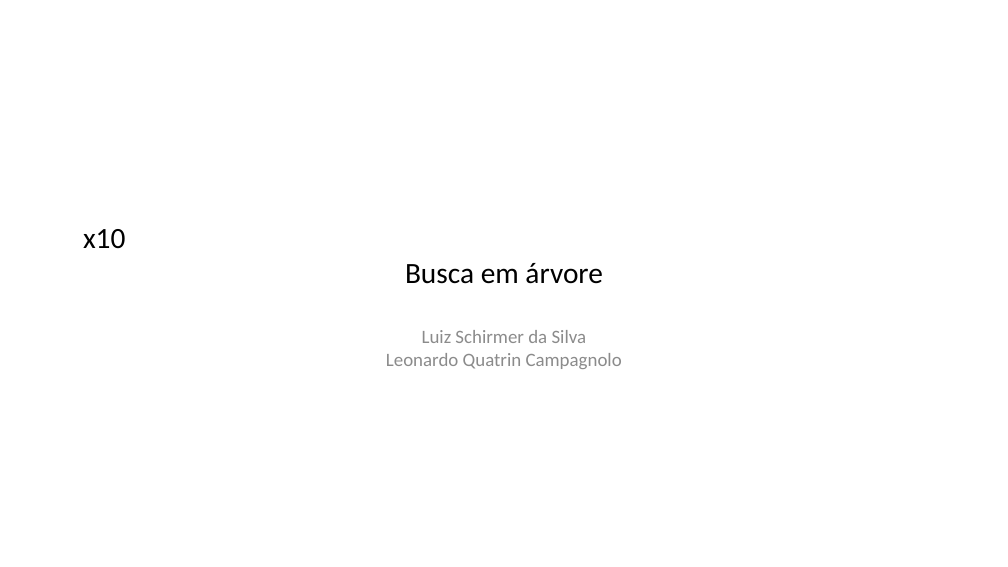
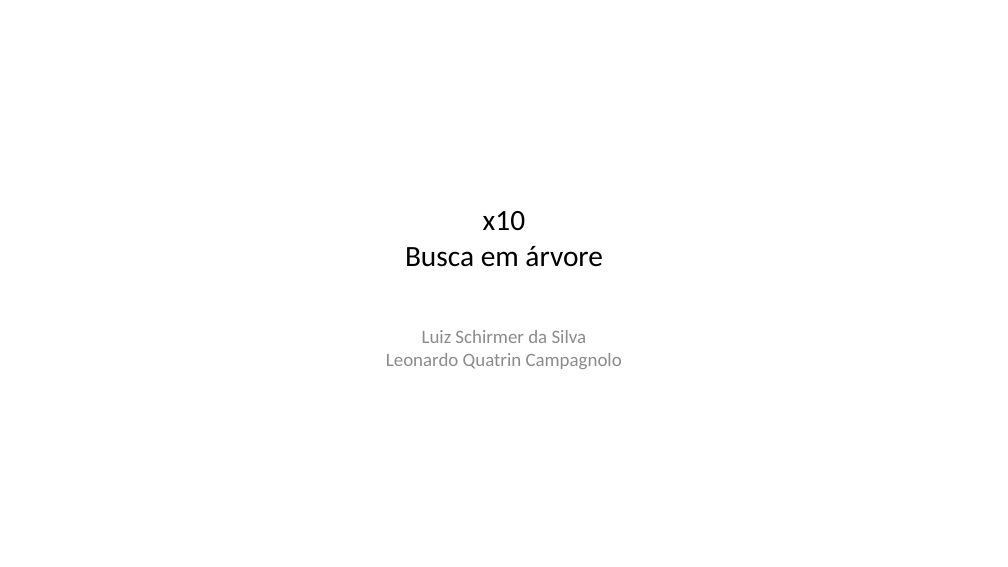
Before and after one commit to lquatrin/inf2591, a slide deck: slide 1 of x10.pptx. Drawn at 1008x567 pixels with LibreOffice and Linux fonts; fonts in the diff are those of the drawing. Boxes give left, top, right and bottom in pixels: in the first picture for what was removed or moved away, otherwise in the second. Text is boxed around its words. In the diff, an @@ line names an element or a change of style, - is before the commit and + after.

```diff
--- a/x10.pptx
+++ b/x10.pptx
@@ text at <box>483,211,525,231</box>: alignment left to centre @@
```
Also in this commit, not shown: 4 other slides changed, 5 slides added, 1 slide removed, 3 other files.
